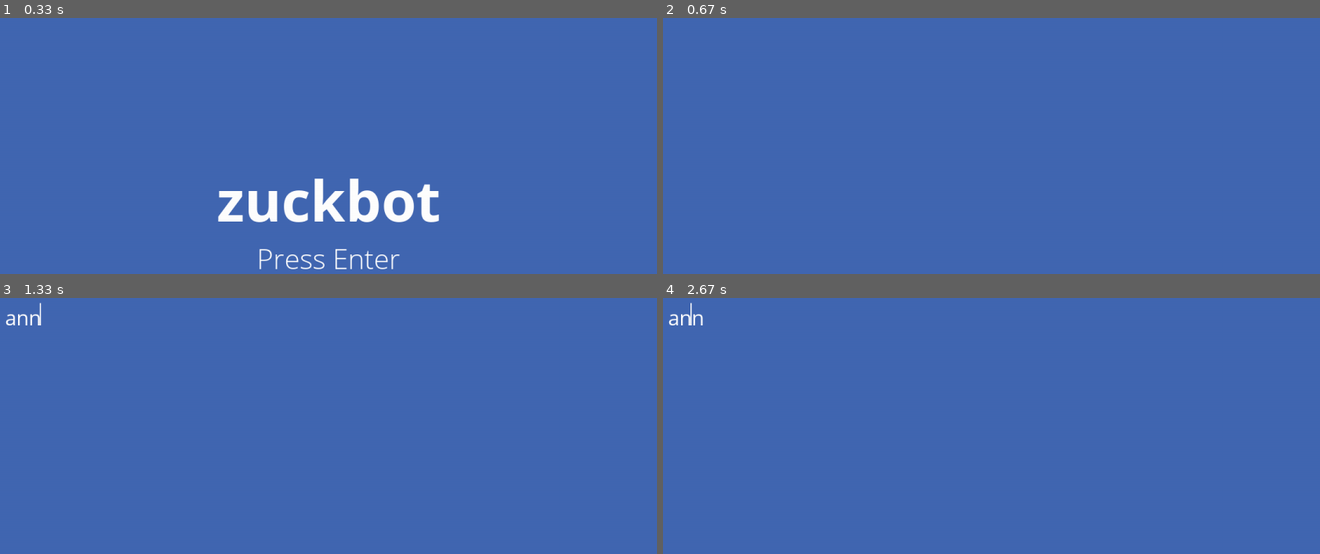
Above: before the commit, frames 1-4 (two rows, left to right).
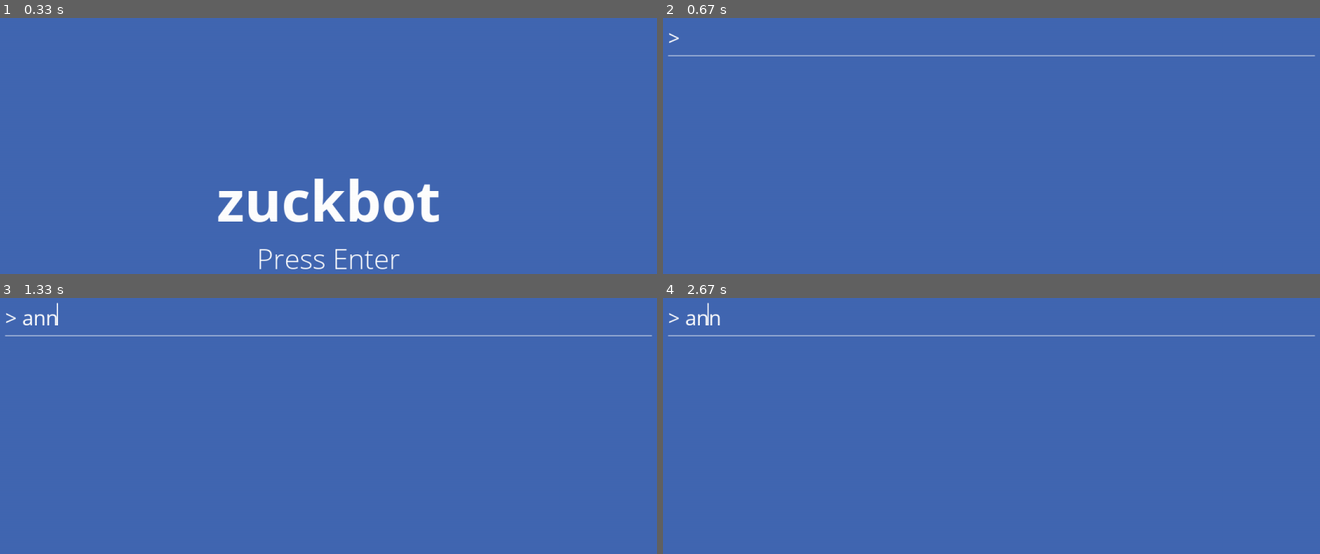
Above: after the commit, the same moments.

Repository: FrancisLangit/zuckbot
Game: pygame game, started from zuckbot/main.py
The game is run twice, just before and just after one commit, with the same random seed, the same clock (stepped at 60 frames per second) and the same inputs.
Inputs:
- Up to frame 1 (0.33 s): no input
- Up to frame 2 (0.67 s): tap Enter at 0.33 s
- Up to frame 3 (1.33 s): type "ann" at 0.67 s; tap Enter at 1, 1.22 s
- Up to frame 4 (2.67 s): hold Right 1.55-2.02 s; hold Right 2.1-2.57 s; hold Left from 2.6 s (still down)

Frame 1 is identical in both runs. In frame 2, 0.6% of the frame differs, in the area x 0-100%, y 5-15%; in frame 3, 0.8%; in frame 4, 0.8%, in the area x 0-100%, y 1-15%.

Commit message:
Add bottom border to question input field

Diff:
--- a/zuckbot/gamestates/objects/question_input.py
+++ b/zuckbot/gamestates/objects/question_input.py
@@ -1,4 +1,7 @@
+import pygame
+
 from .pygame_textinput import TextInput
+
 
 class Question_Input:
     """Input field where user enters what they'd like to ask Zuckbot."""
@@ -9,12 +12,14 @@
         self.settings = gamestate.settings
         self.screen = gamestate.screen
         self.text_input = self._get_text_input()
+        self.bottom_border_rect = pygame.Rect(50, 105, 1100, 1)
 
 
     def _get_text_input(self):
-        """Returns a pygame_textinput.TextInput object acting a text field of
+        """Returns a pygame_textinput.TextInput object acting as text field of
         the object."""
         return TextInput(
+            initial_string="> ",
             font_family=self.settings.font_regular_filename,
             antialias=True,
             text_color=self.settings.font_color,
@@ -34,3 +39,8 @@
             self.text_input.get_surface(),
             self.settings.question_input_dest,
         )
+        pygame.draw.rect(
+            self.screen,
+            self.settings.font_color,
+            self.bottom_border_rect
+        )
